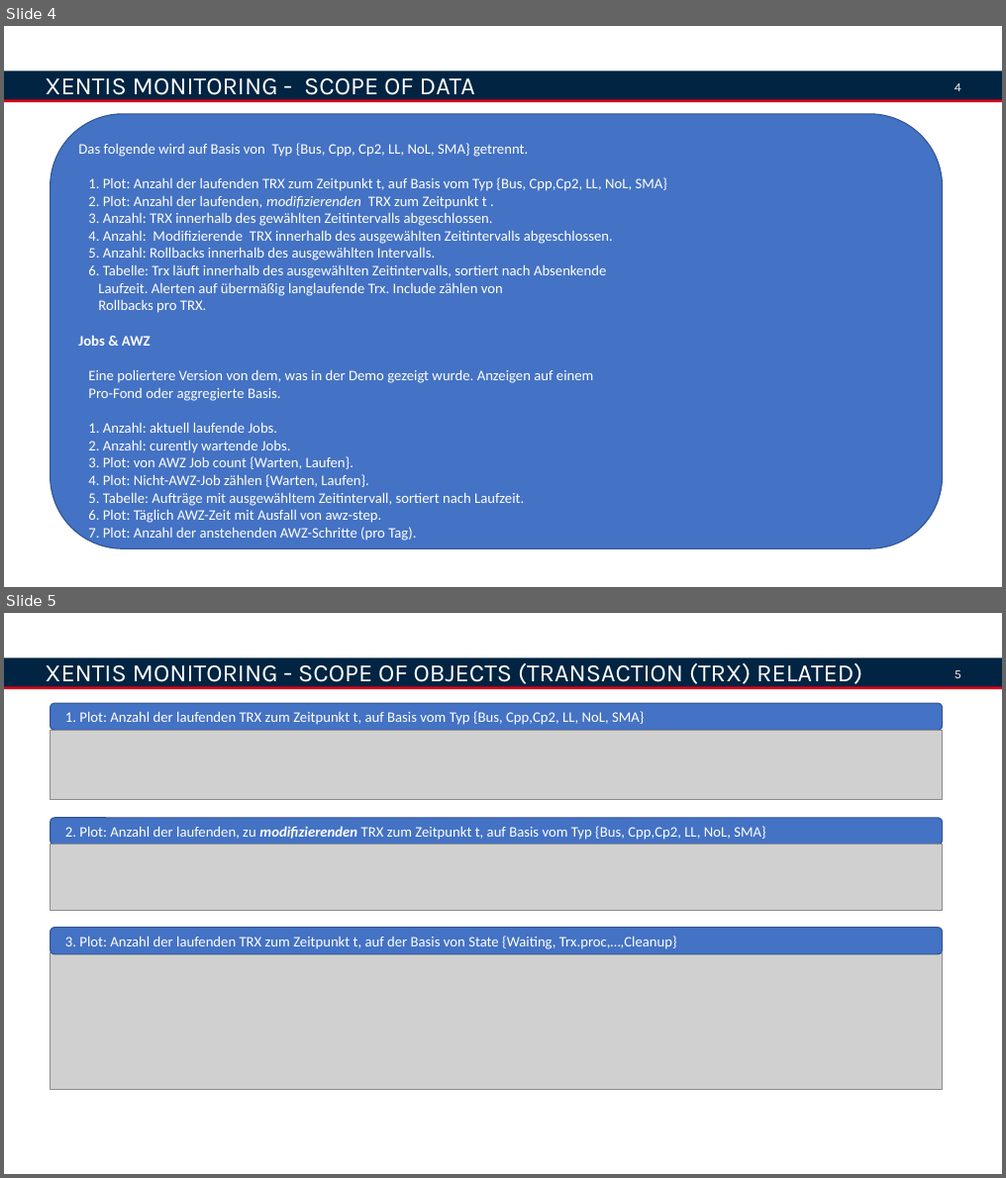
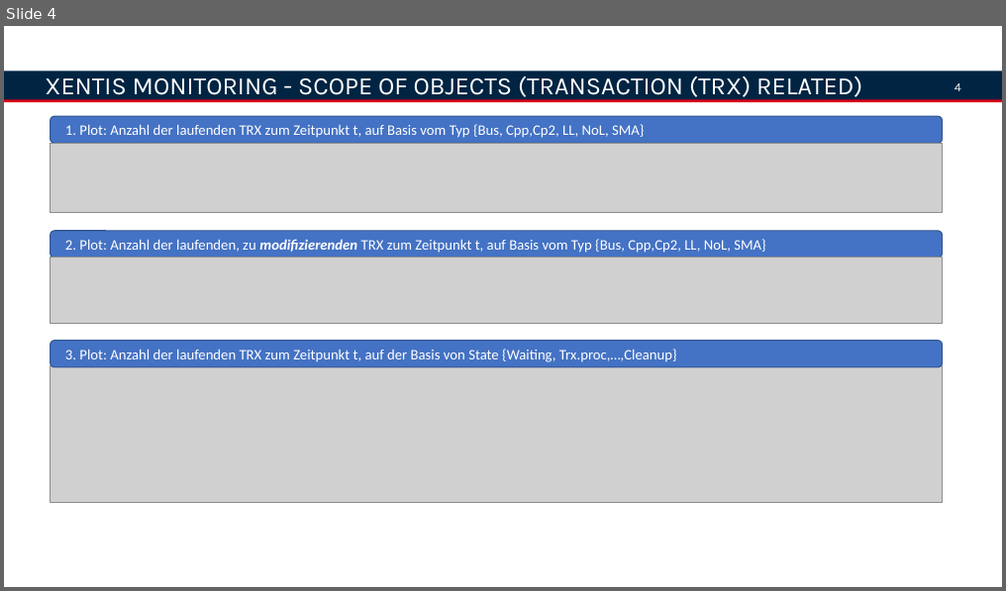
Before and after one commit to gwagner681105/pd_docker, a slide deck: XENTIS-Monitoring.pptx. Shown one above the other, each under a label of ours: slides 4 and 5 before the commit, slide 4 after it. The pictures are 1006x1178 and 1006x591 pixels, drawn with LibreOffice and Linux fonts; fonts in the diff are those of the drawing; grey boxes stand for pictures; background and template pictures are left out. Boxes give left, top, right and bottom in pixels: in the first picture for what was removed or moved away, otherwise in the second. Text is boxed around its words. In the diff, an @@ line names an element or a change of style, - is before the commit and + after.

```diff
--- a/XENTIS-Monitoring.pptx
+++ b/XENTIS-Monitoring.pptx
@@ slide 4 removed at [4,26,1002,587], background #FFFFFF; not listed: 3 template elements that a slide beside it also shows @@
@@ text removed at [45,78,475,100] @@
-XENTIS MONITORING - SCOPE OF DATA
@@ rounded rectangle removed at [51,113,943,549] @@
-Das folgende wird auf Basis von Typ {Bus, Cpp, Cp2, LL, NoL, SMA} getrennt.
-1. Plot: Anzahl der laufenden TRX zum Zeitpunkt t, auf Basis vom Typ {Bus, Cpp,Cp2, LL, NoL, SMA}
-2. Plot: Anzahl der laufenden, modifizierenden TRX zum Zeitpunkt t .
-3. Anzahl: TRX innerhalb des gewählten Zeitintervalls abgeschlossen.
-4. Anzahl: Modifizierende TRX innerhalb des ausgewählten Zeitintervalls abgeschlossen.
-5. Anzahl: Rollbacks innerhalb des ausgewählten Intervalls.
-6. Tabelle: Trx läuft innerhalb des ausgewählten Zeitintervalls, sortiert nach Absenkende
-Laufzeit. Alerten auf übermäßig langlaufende Trx. Include zählen von
-Rollbacks pro TRX.
-Jobs & AWZ
-Eine poliertere Version von dem, was in der Demo gezeigt wurde. Anzeigen auf einem
-Pro-Fond oder aggregierte Basis.
-1. Anzahl: aktuell laufende Jobs.
-2. Anzahl: curently wartende Jobs.
-3. Plot: von AWZ Job count {Warten, Laufen}.
-4. Plot: Nicht-AWZ-Job zählen {Warten, Laufen}.
-5. Tabelle: Aufträge mit ausgewähltem Zeitintervall, sortiert nach Laufzeit.
-6. Plot: Täglich AWZ-Zeit mit Ausfall von awz-step.
-7. Plot: Anzahl der anstehenden AWZ-Schritte (pro Tag).
@@ what was slide 5 is now slide 4 @@
@@ page number at [954,83,961,91]: text changed @@
-5
+4
```
Also in this commit, not shown: 3 slides changed, 2 slides added, 1 other slide removed.
